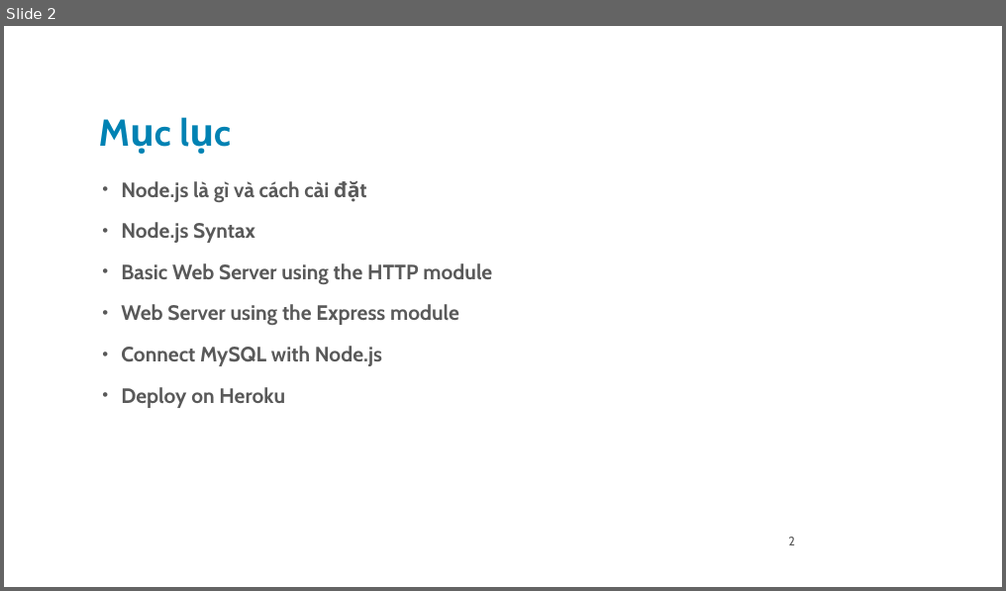
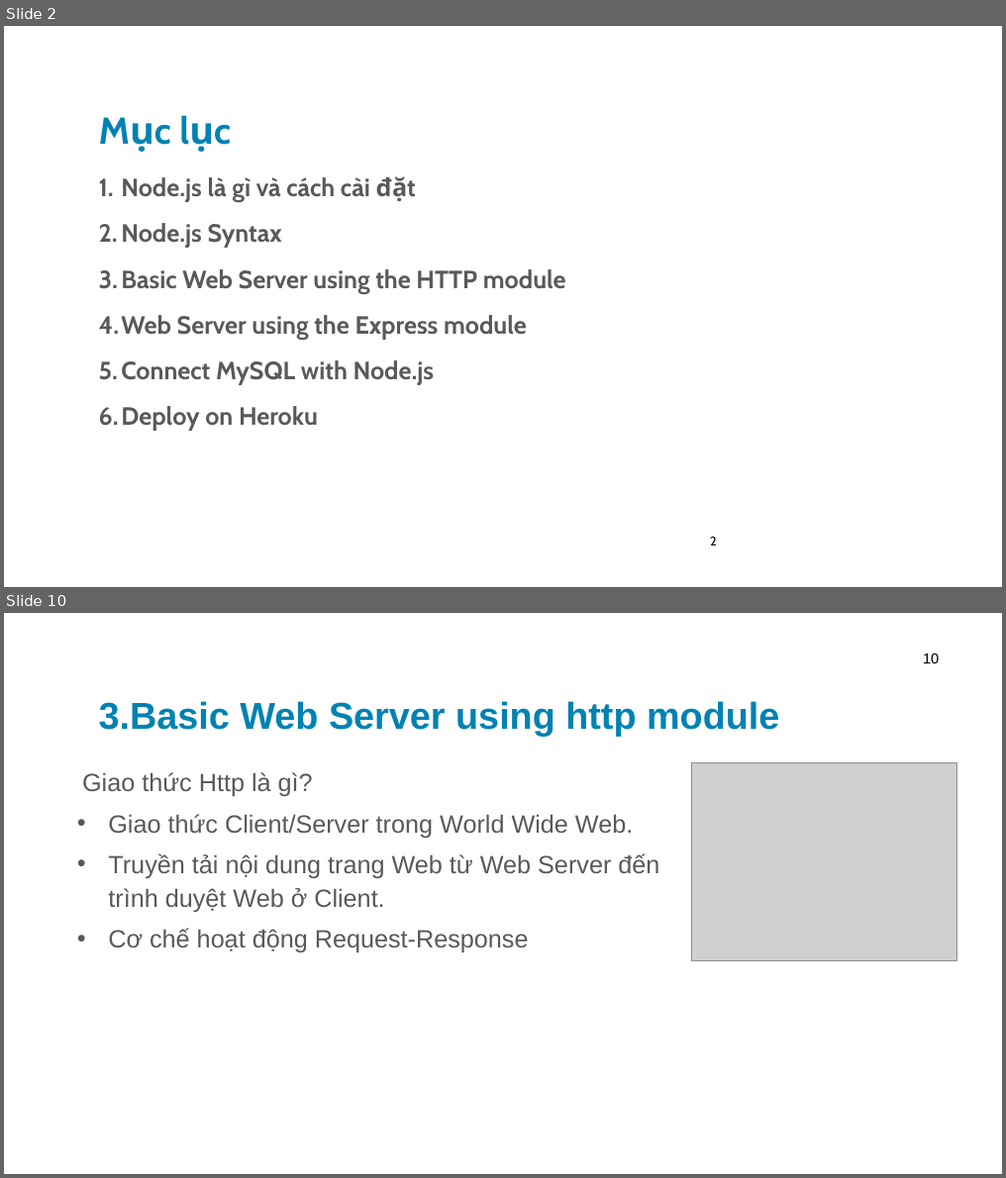
Before and after one commit to leqnam/Simple-Blog-NodeJs-MySQL-Heroku, a slide deck: powerpoint/ppt.pptx. Shown one above the other, each under a label of ours: slide 2 before the commit, slides 2 and 10 after it; the slides between them are not shown. The pictures are 1006x591 and 1006x1178 pixels, drawn with LibreOffice and Linux fonts; fonts in the diff are those of the drawing; grey boxes stand for pictures; background and template pictures are left out. Boxes give left, top, right and bottom in pixels: in the first picture for what was removed or moved away, otherwise in the second. Text is boxed around its words. In the diff, an @@ line names an element or a change of style, - is before the commit and + after.

```diff
--- a/powerpoint/ppt.pptx
+++ b/powerpoint/ppt.pptx
@@ slide 10 added at <box>4,613,1002,1174</box>, background picture (left out) @@
@@ page number added at <box>923,653,939,663</box>, 14 pt, text #000000 @@
+10
@@ title added at <box>99,701,779,736</box>, 36 pt, text #0082B3, bold @@
+3.Basic Web Server using http module
@@ text added at <box>82,772,659,953</box>, 24 pt, text #595959 @@
+Giao thức Http là gì?
+• Giao thức Client/Server trong World Wide Web.
+• Truyền tải nội dung trang Web từ Web Server đến trình duyệt Web ở Client.
+• Cơ chế hoạt động Request-Response
@@ picture added at <box>692,762,957,961</box> @@
@@ slide 2 changed as well @@
@@ title "Mục lục": place and size @@
-title "Mục lục" at <box>91,70,802,157</box>
+title "Mục lục" at <box>91,98,802,156</box>
@@ title "Mục lục" at <box>91,98,802,156</box>: text colour #0083B3 to #0082B3 @@
@@ text "Node.js là gì và cách ..." at <box>99,177,566,431</box>: size 20 to 24 pt; bullet • to 1.; less space between paragraphs @@
@@ page number at <box>710,537,717,546</box>: text colour #595959 to #000000; alignment right to left @@
```
Also in this commit, not shown: 2 other slides changed, 37 other slides added, 6 slides removed.
